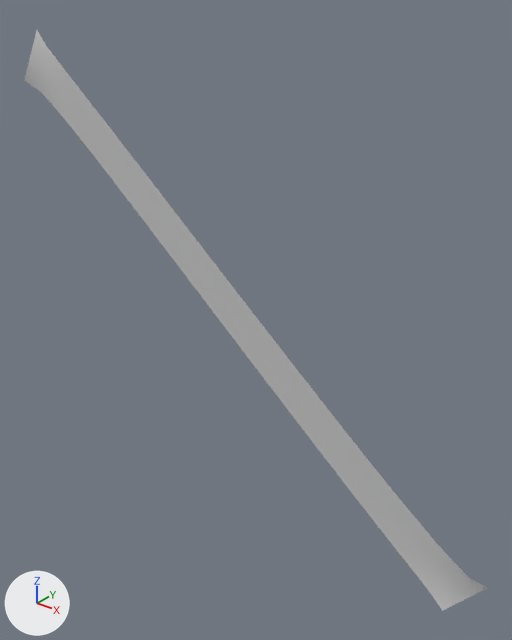
Two versions of the Blender file Assets/FX/CoinSwoosh2.blend, one commit apart.
Before and after are seen from a 50 mm lens placed at (3.22, -7.37, 7.74), pointed at (-2.7, 0.03, 3.15). Lighting does not change. The marker at lower left points along +X, +Y and +Z.

Objects in the first picture: 'BezierCurve'.
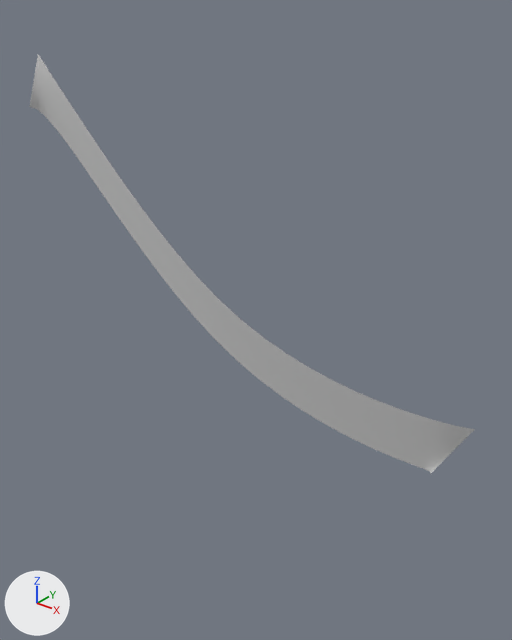
Edits to the bpy script that builds the scene:
```text
Change cu_beziercurve:
    remove _sp.bezier_points.foreach_set('co', [-7.186, -0.164, 6.583, 1.0, 0.0, 0.0])
    remove _sp.bezier_points.foreach_set('handle_left', [-7.343, -0.226, 6.7, 0.499, -0.259, 0.307])
    remove _sp.bezier_points.foreach_set('handle_right', [-6.721, 0.0215, 6.235, 1.16, 0.0826, -0.098])
    remove for _p, _l, _r in zip(_sp.bezier_points, ['ALIGNED', 'ALIGNED'], ['ALIGNED', 'ALIGNED']): _p.handle_left_type = _l; _p.handle_right_type = _r
    _sp: cu_beziercurve.splines.new('BEZIER'); _sp.bezier_points.add(1) -> cu_beziercurve.splines.new('BEZIER'); _sp.bezier_points.add(2)
    add _sp.bezier_points.foreach_set('co', [-7.186, -0.164, 6.193, -3.158, -0.315, 3.133, 0.525, 0.0, 2.258])
    add _sp.bezier_points.foreach_set('handle_left', [-7.351, -0.238, 6.291, -4.92, -0.251, 4.024, 0.223, -0.259, 2.416])
    add _sp.bezier_points.foreach_set('handle_right', [-6.823, -0.000844, 5.977, -1.397, -0.379, 2.243, 0.67, 0.124, 2.182])
    add for _p, _l, _r in zip(_sp.bezier_points, ['ALIGNED', 'ALIGNED', 'ALIGNED'], ['ALIGNED', 'ALIGNED', 'ALIGNED']): _p.handle_left_type = _l; _p.handle_right_type = _r
```

Pixel boxes [x1, y1, x2, y2] of what changed, in the pictures (512 x 640 px):
'BezierCurve', reshaped (28% shorter)
    before: [24, 30, 487, 611]
    after: [29, 55, 475, 474]
